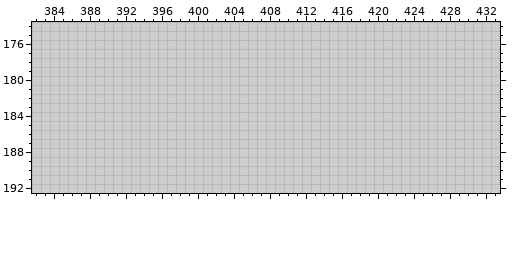
Two states of a pixel-art file, ASSETS/EDIT/WORLD/world_tileset_edit.aseprite. This is how it looked before the edit.
480x496 pixels, 1 frame. Pixels under 10% opacity are left out. Colours within 5 levels of each other are drawn and written as one. Shown: x 382..433, y 174..192. The commit also changed other parts of the picture, which this record leaves out.
And afterwards:
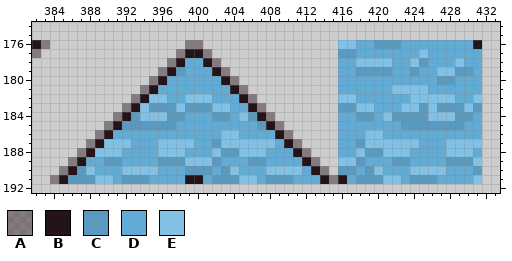
Palette (. is transparent): A #25131a70  B #25131a  C #599abe  D #62abd4  E #80c1e5
Edits made:
Changed rows in their new state; - is an unchanged pixel.
Layer "ground":
first column x 382:
176 BA---------------AA---------------EEDDCCCDDDDDDDDB
177 A---------------ABBA--------------CCDDDDDDDEDDDDDD
178 ---------------ABDDBA-------------DDEEEEDDECDDDEDD
179 --------------ABCDDDBA------------DDCCCCDDCDDEECCD
180 -------------ABDDDDDDBA-----------DDDDDDDDDDDCCDDD
181 ------------ABDDDDDDDDBA----------DDDDDDEEEEDDDDDD
182 -----------ABEEDDEEEDDDBA---------EEDDDDDDEEEEEDDE
183 ----------ABECCCECCCEEDDBA--------CCEEDDDEECECCCEC
184 ---------ABCEEECCDDDCCDECBA-------DDCCDECCCCEEECCD
185 --------ABCCCCCCDDDDDDDDDCBA------DDDDDDDCCCCCCCDD
186 -------ABDDDDDDDDDDDDEEDDDDBA-----DDDEEDDDDDDDDDDD
187 ------ABEEEDDDEEEEDDCEEEEEEDBA----DDCEEEEEEDDDEEEE
188 -----ABEEEDDDDEEEDDDECCEEEDDDBA---DDECCEEEDDDDEEED
189 ----ABDDCCDDDDCCCEEECDDDCCDDDDBA--EECDDDCCDDDDCCCE
190 ---ABCEDDDEEEEDDDCCCDCEDDDEEEEDBA-CCDCEDDDEEEEDDDC
191 --ABCCCEEDCCCDDDDBBDCCCEEDCCCDDDBABDCCCEEDCCCDDDDE
Pixel boxes of the changes (left, top, right, bottom) in both pictures:
added: (32, 40, 50, 58)
added: (50, 40, 482, 184)
